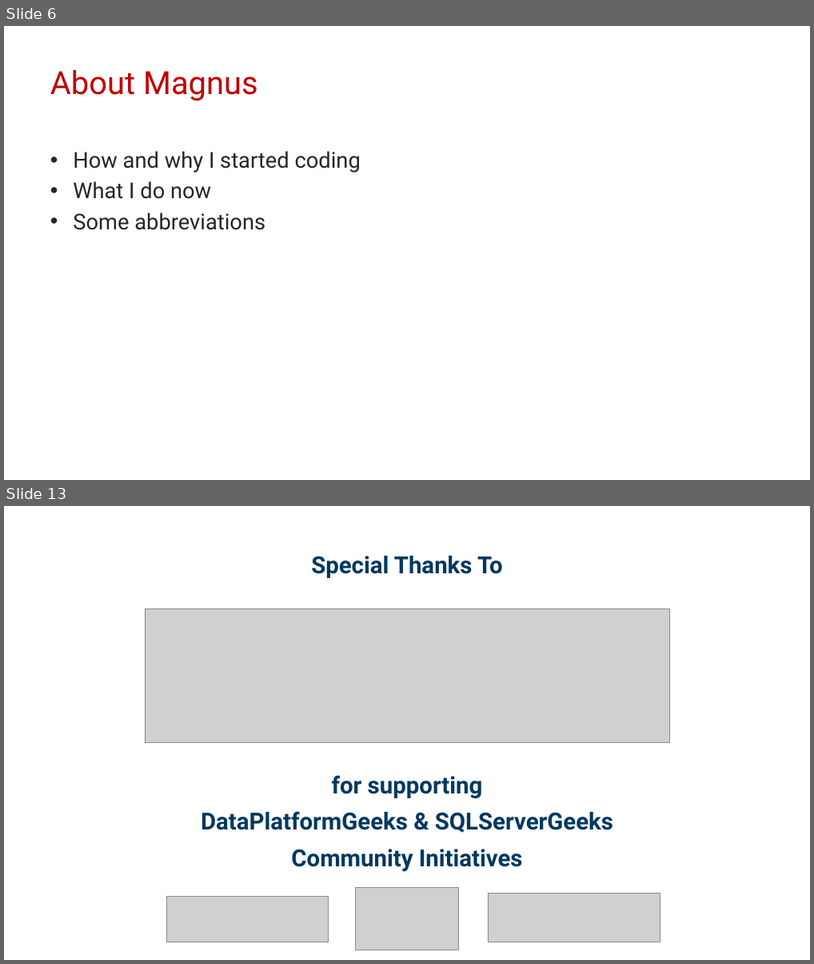
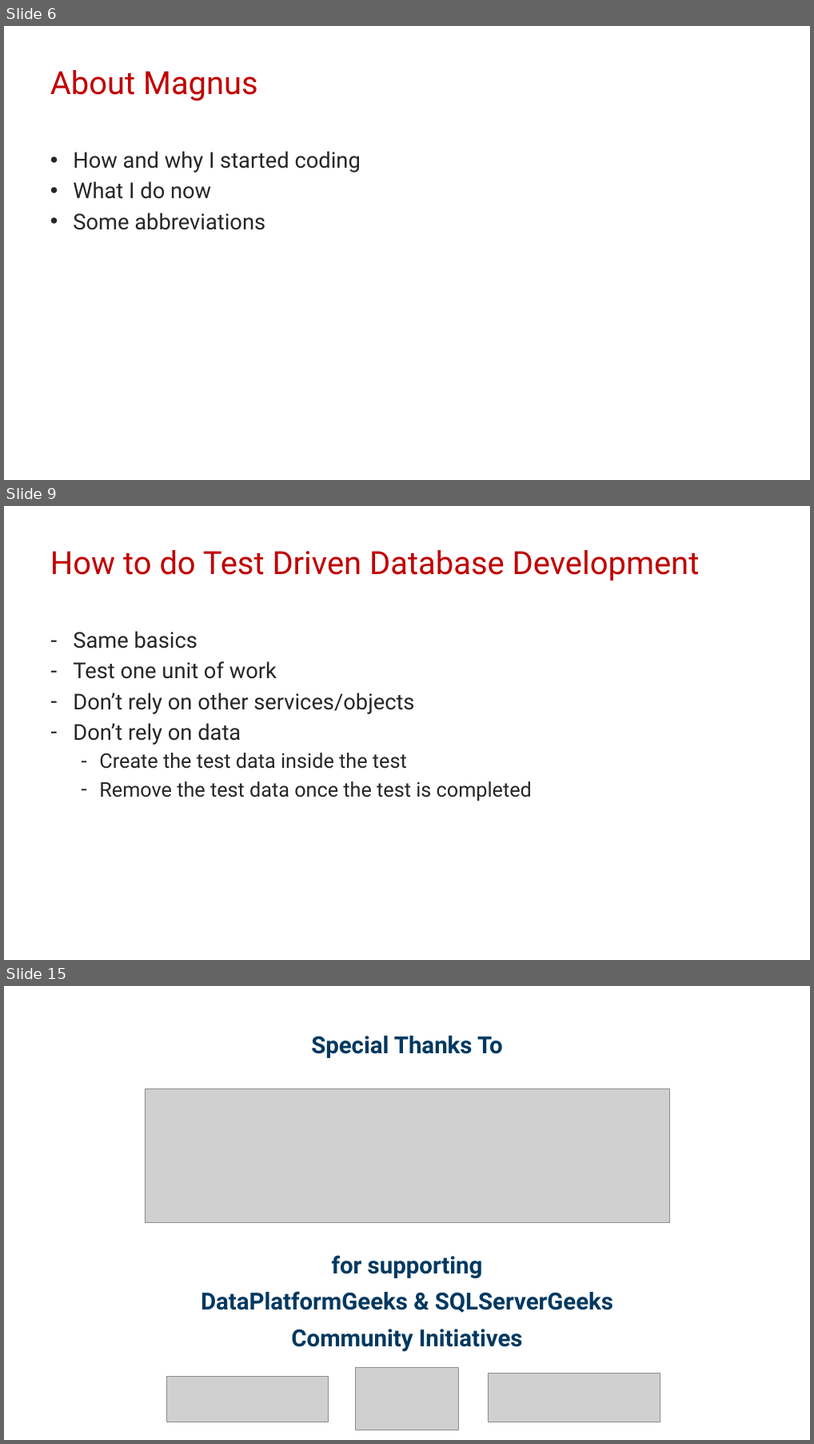
Before and after one commit to transmokopter/Presentations, a slide deck: test-driven-database-development/test-driven-database-development-dps2021.pptx. Shown one above the other, each under a label of ours: slides 6 and 13 before the commit, slides 6, 9 and 15 after it; the slides between them are not shown. The pictures are 814x964 and 814x1444 pixels, drawn with LibreOffice and Linux fonts; fonts in the diff are those of the drawing; grey boxes stand for pictures; background and template pictures are left out. Boxes give left, top, right and bottom in pixels: in the first picture for what was removed or moved away, otherwise in the second. Text is boxed around its words. In the diff, an @@ line names an element or a change of style, - is before the commit and + after.

```diff
--- a/test-driven-database-development/test-driven-database-development-dps2021.pptx
+++ b/test-driven-database-development/test-driven-database-development-dps2021.pptx
@@ slide 9 added at (4,506,810,960), background #FFFFFF @@
@@ title added at (50,550,700,580), 38 pt, text #C00000 @@
+How to do Test Driven Database Development
@@ text added at (73,631,532,800), 26 pt, text #262626 @@
+– Same basics
+– Test one unit of work
+– Don’t rely on other services/objects
+– Don’t rely on data
+  – Create the test data inside the test
+  – Remove the test data once the test is completed
@@ what was slide 13 is now slide 15 @@
```
Also in this commit, not shown: 3 slides changed, 7 other slides added, 6 slides removed, 39 other files.
